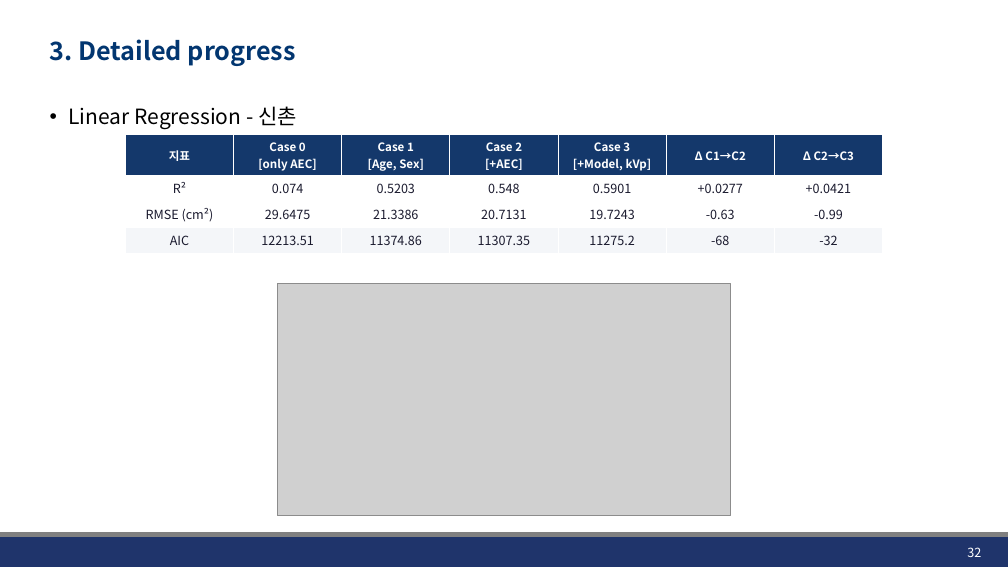
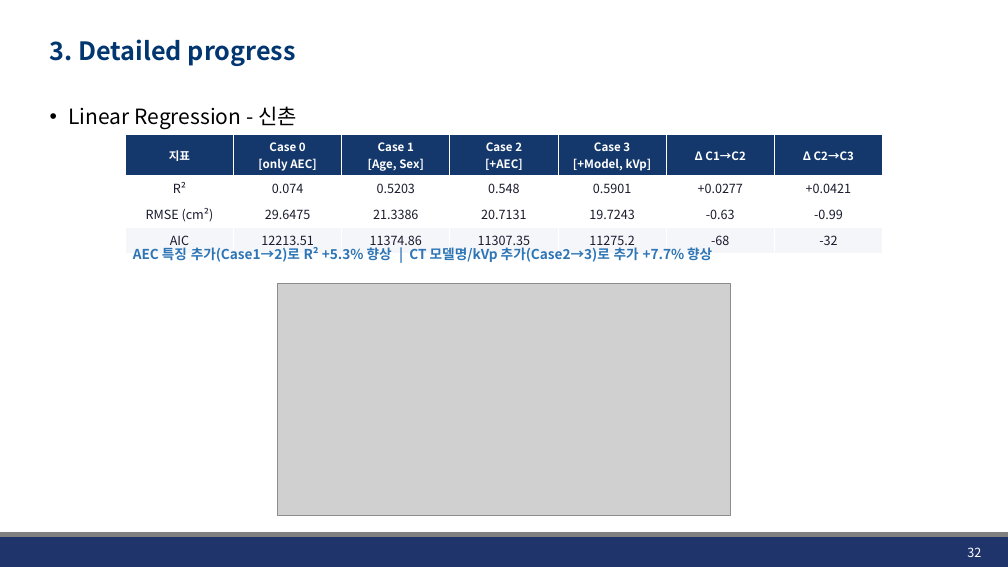
Before and after one commit to JHWannabe/2026-1_Study, a slide deck: slide 32 of 연구자료/260424_Linear_Logistic_Regression.pptx. Drawn at 1008x567 pixels with LibreOffice and Linux fonts; fonts in the diff are those of the drawing; grey boxes stand for pictures; background and template pictures are left out. Boxes give left, top, right and bottom in pixels: in the first picture for what was removed or moved away, otherwise in the second. Text is boxed around its words. In the diff, an @@ line names an element or a change of style, - is before the commit and + after.

```diff
--- a/연구자료/260424_Linear_Logistic_Regression.pptx
+++ b/연구자료/260424_Linear_Logistic_Regression.pptx
@@ text added at box(133, 247, 712, 262), 13 pt, text #2E75B6, bold @@
+AEC 특징 추가(Case1→2)로 R² +5.3% 향상 | CT 모델명/kVp 추가(Case2→3)로 추가 +7.7% 향상
```
Also in this commit, not shown: 8 other slides changed, 5 other files.
